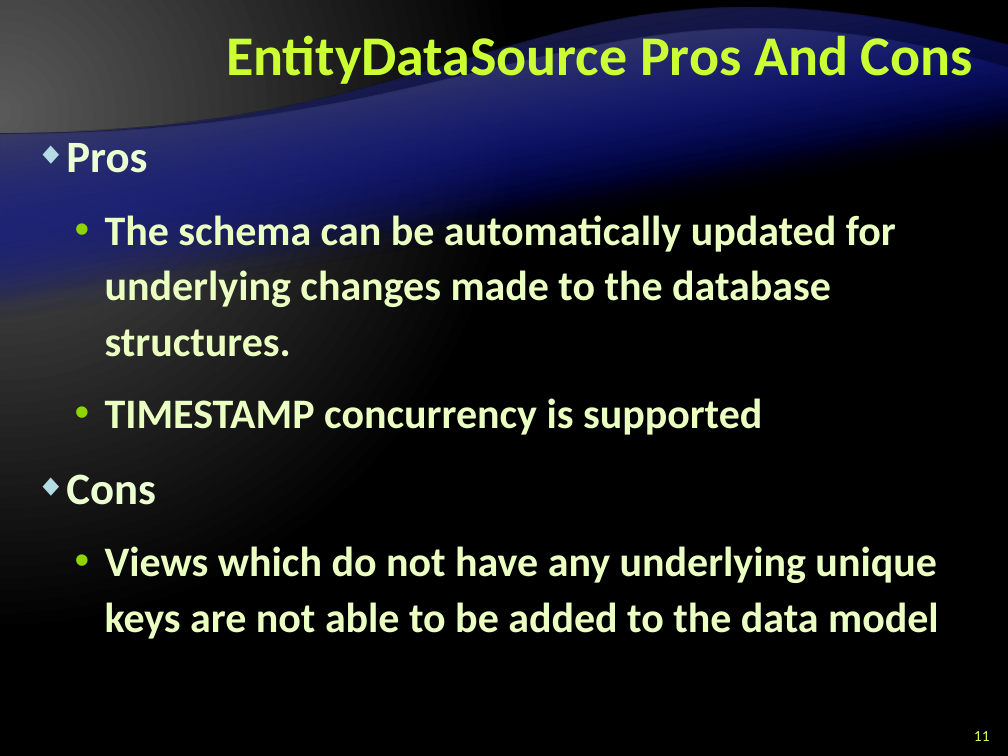
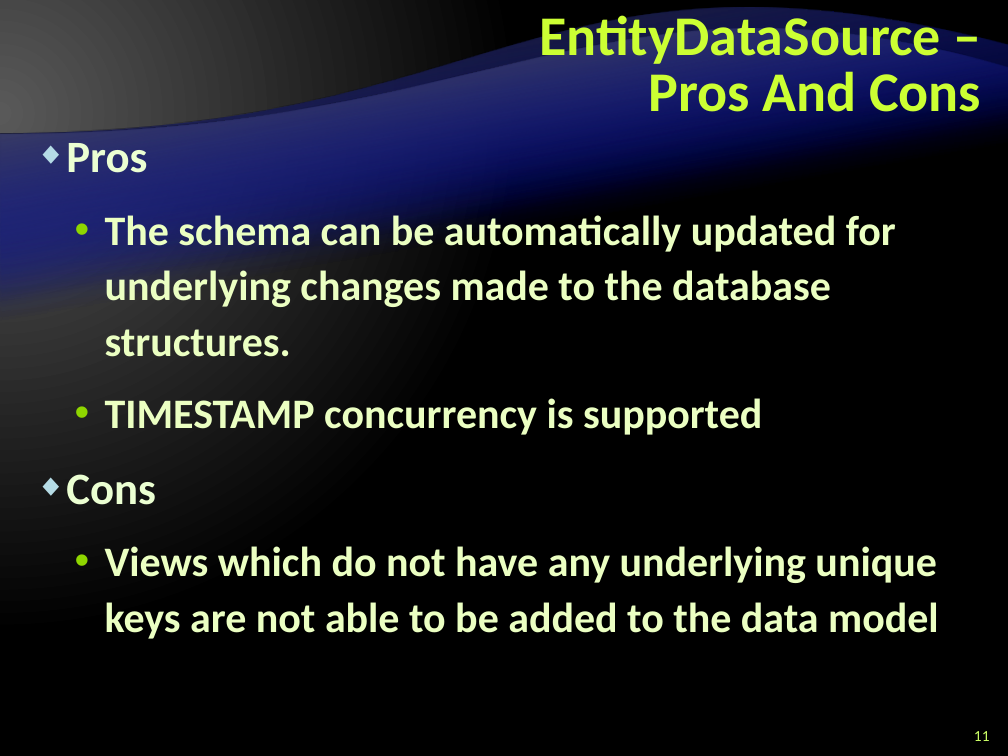
Before and after one commit to Graveheart/aspnetcourse, a slide deck: slide 11 of 2010/lectures/10. ASP.NET-and-Databases.pptx. Drawn at 1008x756 pixels with LibreOffice and Linux fonts; fonts in the diff are those of the drawing; background and template pictures are left out. Boxes give left, top, right and bottom in pixels: in the first picture for what was removed or moved away, otherwise in the second. Text is boxed around its words. In the diff, an @@ line names an element or a change of style, - is before the commit and + after.

```diff
--- a/2010/lectures/10. ASP.NET-and-Databases.pptx
+++ b/2010/lectures/10. ASP.NET-and-Databases.pptx
@@ title at bbox=[539, 9, 981, 125]: text changed @@
-EntityDataSource Pros And Cons
+EntityDataSource –
+Pros And Cons
```
Also in this commit, not shown: 13 other slides changed, 1 other file.
